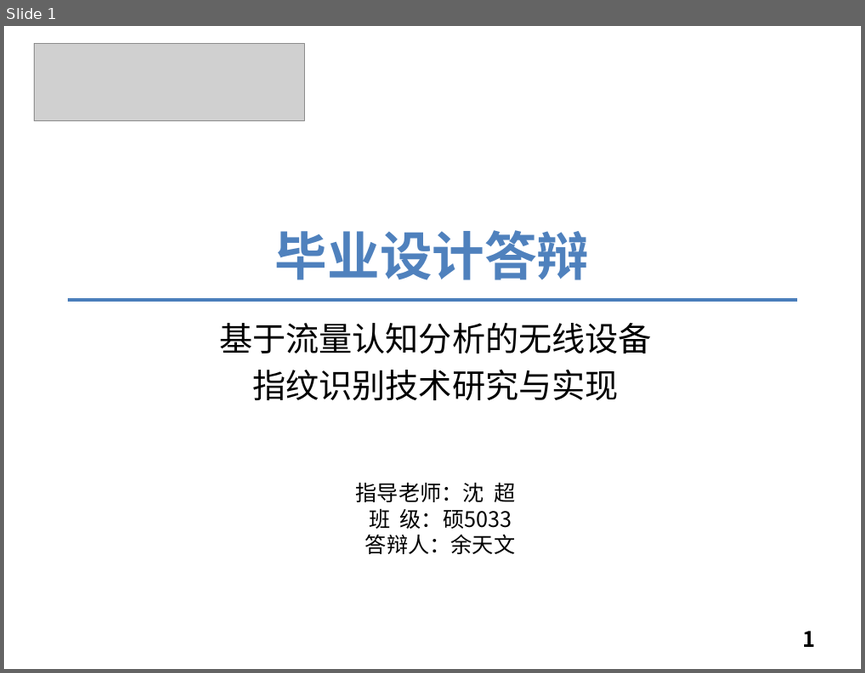
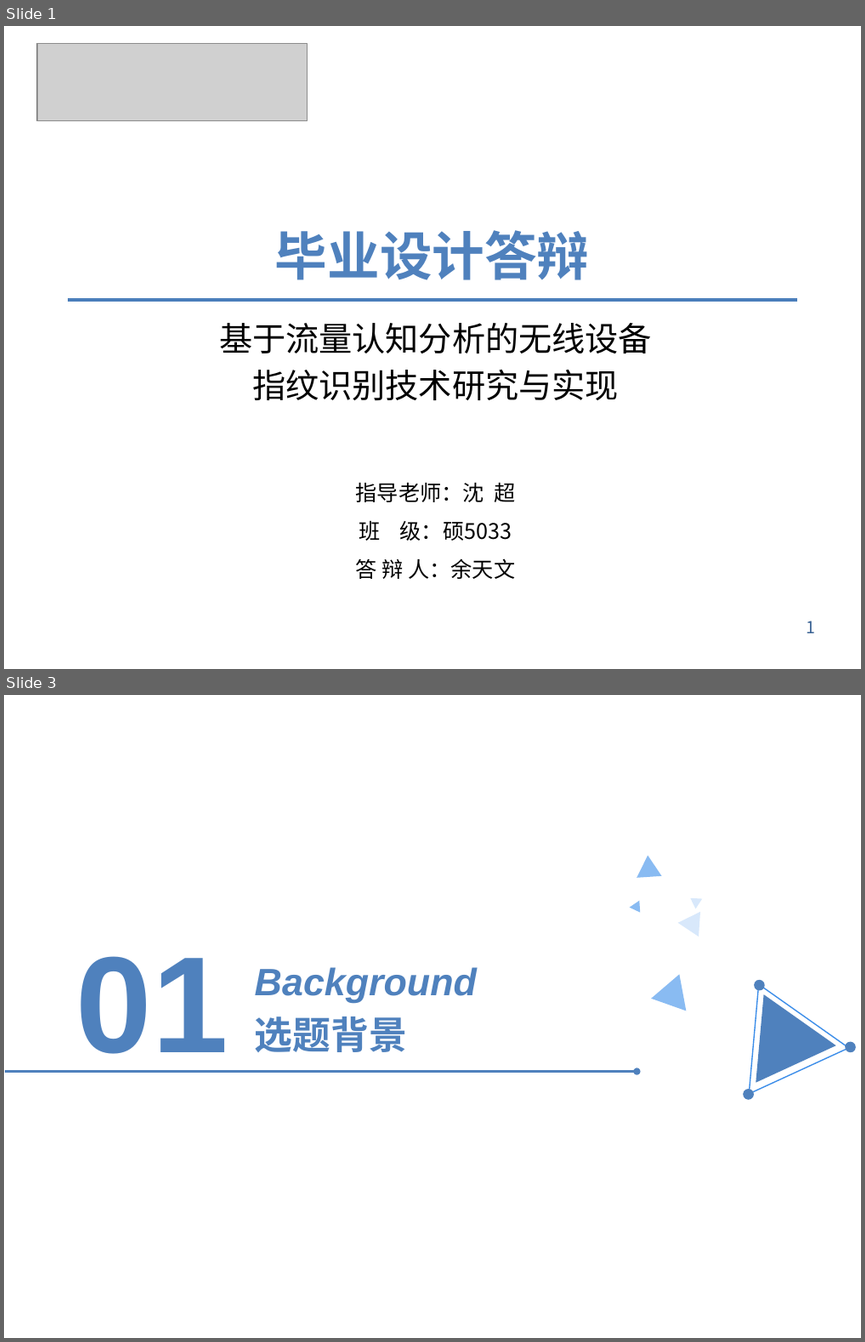
Before and after one commit to tianwen2017111/graduate_git, a slide deck: 余天文-硕5033班.pptx. Shown one above the other, each under a label of ours: slide 1 before the commit, slides 1 and 3 after it; the slides between them are not shown. The pictures are 865x673 and 865x1342 pixels, drawn with LibreOffice and Linux fonts; fonts in the diff are those of the drawing; grey boxes stand for pictures. Boxes give left, top, right and bottom in pixels: in the first picture for what was removed or moved away, otherwise in the second. Text is boxed around its words. In the diff, an @@ line names an element or a change of style, - is before the commit and + after.

```diff
--- a/余天文-硕5033班.pptx
+++ b/余天文-硕5033班.pptx
@@ slide 3 added at (4,695,861,1338), background #FFFFFF @@
@@ triangle added at (635,855,661,878), fill #89BBF2 @@
@@ triangle added at (687,893,702,908), fill #D8E8FB @@
@@ triangle added at (630,901,645,916), fill #89BBF2 @@
@@ triangle added at (677,912,710,941), fill #D8E8FB @@
@@ text added at (76,956,228,1072), 115 pt, text #4F81BD, bold @@
+01
@@ text added at (255,967,477,1003), 32 pt, text #4F81BD, bold, italic @@
+Background
@@ triangle added at (647,975,686,1017), fill #89BBF2 @@
@@ triangle added at (704,984,849,1125), outline #3B8DE9 1 pt @@
@@ triangle added at (719,994,835,1107), fill #4F81BD @@
@@ ellipse added at (752,978,766,993), fill #4F81BD @@
@@ text added at (255,1016,407,1052), 32 pt, text #4F81BD, bold @@
+选题背景
@@ ellipse added at (842,1039,857,1054), fill #4F81BD @@
@@ arrow added from (6, 1072) to (636, 1072), #4F81BD 1.5 pt @@
@@ ellipse added at (741,1086,755,1101), fill #4F81BD @@
@@ slide 1 changed as well @@
@@ picture: place and size @@
-picture at (34,44,304,121)
+picture at (37,44,307,121)
@@ text at (356,482,515,540): line spacing 1 to 1.5 @@
@@ text at (356,558,515,578): text changed @@
-答辩人：余天文
+答 辩 人：余天文
@@ page number: place and size @@
-page number at (802,630,815,646)
+page number at (806,620,815,633)
@@ page number at (806,620,815,633): size 18 to 14 pt, text colour #000000 to #376092, bold off @@
```
Also in this commit, not shown: 5 other slides changed, 9 other slides added, 10 slides removed, 3 other files.
